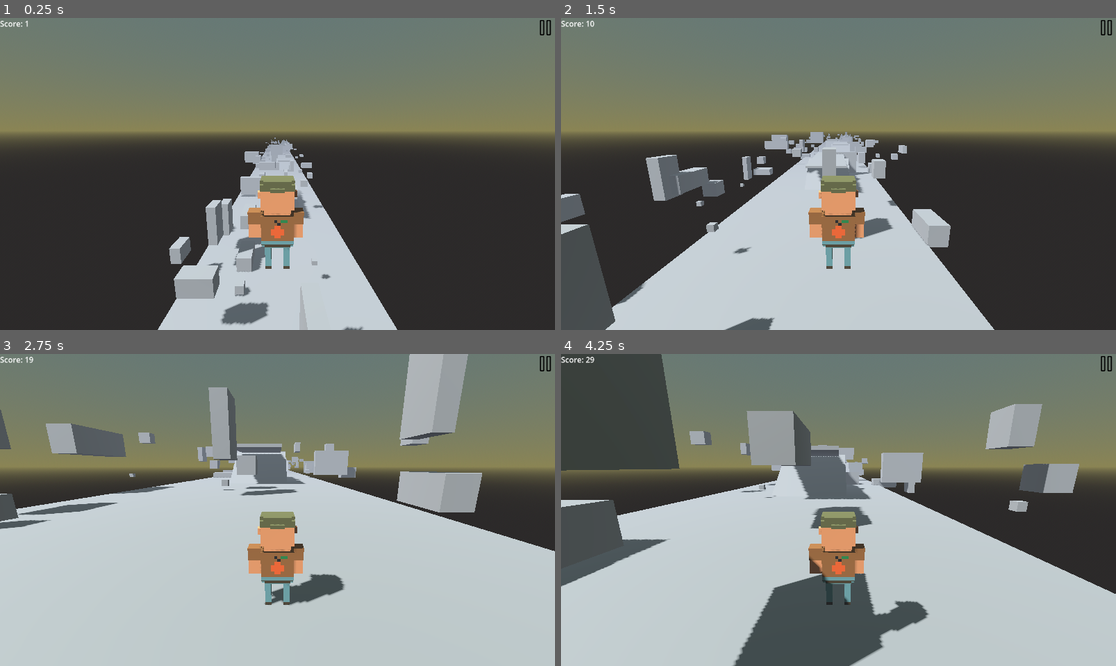
Above: before the commit, frames 1-4 (two rows, left to right).
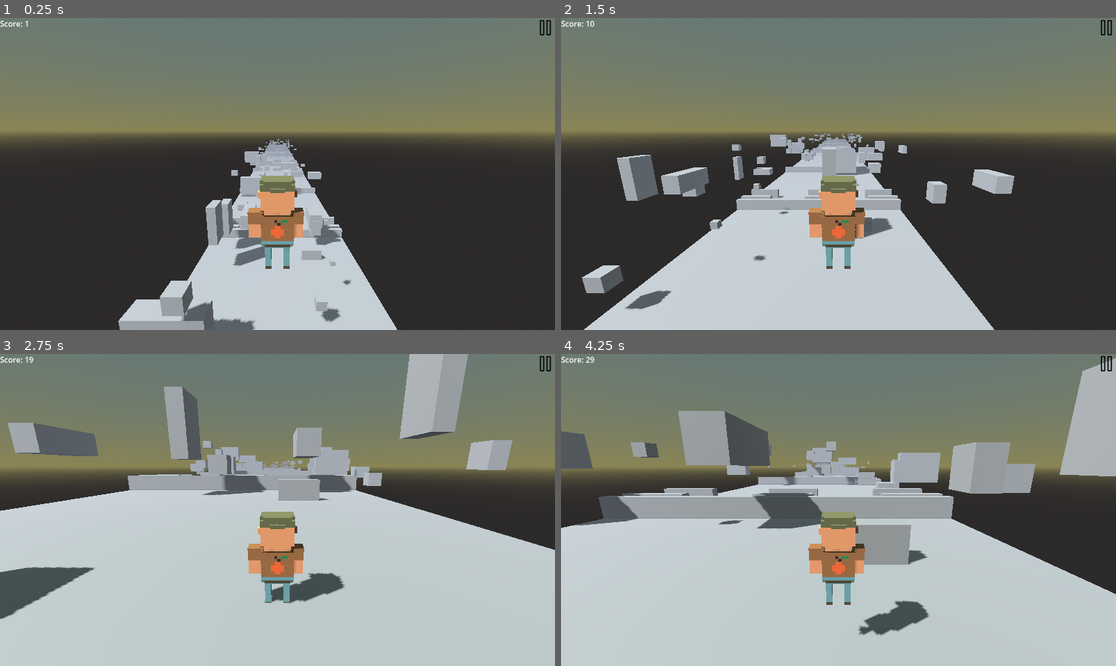
Above: after the commit, the same moments.

Repository: g-h-o-s-t-studio/across-the-roads
Game: Godot game, scene res://scenes/main.tscn
Same seed, same stepped clock (60 frames per second), same inputs: the game is played once before the commit and once after it.
Inputs:
- Up to frame 1 (0.25 s): no input
- Up to frame 2 (1.5 s): tap Enter (ui_accept) at 0.5, 0.77 s; hold Right (ui_right) 0.53-1.28 s; hold Left (ui_left) from 1.28 s (still down)
- Up to frame 3 (2.75 s): tap Enter (ui_accept) at 1.52 s; release Left (ui_left) at 2.03 s; hold Right (ui_right) from 2.03 s (still down)
- Up to frame 4 (4.25 s): tap Enter (ui_accept) at 3.02, 3.77 s; release Right (ui_right) at 3.53 s; hold Left (ui_left) from 3.53 s (still down)

The runs differ from the first frame. In frame 1, 5.0% of the frame differs, in the area x 21-66%, y 38-100%; in frame 2, 9.4%; in frame 3, 13%; in frame 4, 35%, in the area x 0-100%, y 0-100%.

Commit message:
add full static spawn

Diff:
--- a/scenes/obstacles/base.tscn
+++ /dev/null
@@ -1,3 +0,0 @@
-[gd_scene format=3 uid="uid://c4xar1alojkta"]
-
-[node name="Base" type="StaticBody3D"]
--- a/scenes/obstacles/wall.tscn
+++ b/scenes/obstacles/wall.tscn
@@ -3,18 +3,18 @@
 [ext_resource type="Script" path="res://scripts/obstacles/wall.gd" id="1_qud6e"]
 
 [sub_resource type="BoxMesh" id="BoxMesh_d3kts"]
-size = Vector3(6, 1, 1)
+size = Vector3(4, 2, 1)
 
 [sub_resource type="BoxShape3D" id="BoxShape3D_2ufvr"]
-size = Vector3(6, 1, 1)
+size = Vector3(4, 2, 1)
 
 [node name="Wall" type="StaticBody3D"]
 script = ExtResource("1_qud6e")
 
 [node name="MeshInstance3D" type="MeshInstance3D" parent="."]
-transform = Transform3D(1, 0, 0, 0, 1, 0, 0, 0, 1, 0, 0.5, 0)
+transform = Transform3D(1, 0, 0, 0, 1, 0, 0, 0, 1, 0, 1, 0)
 mesh = SubResource("BoxMesh_d3kts")
 
 [node name="CollisionShape3D" type="CollisionShape3D" parent="."]
-transform = Transform3D(1, 0, 0, 0, 1, 0, 0, 0, 1, 0, 0.5, 0)
+transform = Transform3D(1, 0, 0, 0, 1, 0, 0, 0, 1, 0, 1, 0)
 shape = SubResource("BoxShape3D_2ufvr")
--- a/scripts/obstacles/base.gd
+++ b/scripts/obstacles/base.gd
@@ -1,3 +1,3 @@
 class_name BaseObstacle extends StaticBody3D
 
-const MAX_X = 30.0
+const MAX_X = 32.0
--- a/scripts/obstacles/wall.gd
+++ b/scripts/obstacles/wall.gd
@@ -1,5 +1,7 @@
 class_name StaticWall extends BaseObstacle
 
-
-func _ready() -> void:
-	scale.x = randi_range(1, 5)
+	#match randi() % 5:
+		#0:
+			#scale.x = 8
+		#1:
+			#
--- a/scripts/tile.gd
+++ b/scripts/tile.gd
@@ -7,22 +7,59 @@
 const PlatformScene = preload("res://scenes/platforms/horizontal_platform.tscn")
 # WARNING: if mesh size is changed, change this values too
 const MESH_SIZE = Vector3(32.0, 2.0, 64.0)
-const _HALF_X := MESH_SIZE.x / 2
-const _HALF_Z := MESH_SIZE.z / 2
+const _HALF_X = MESH_SIZE.x / 2
+const _HALF_Z = MESH_SIZE.z / 2
 
 @onready var rc := $RayCast as RayCast3D
 
 
 func _ready() -> void:
-	spawn_triangles_and_platform()
+#	spawn_triangles_and_platform()
 	spawn_staic_obstacles()
 	spawn_moving_obstacles()
 	spawn_coins()
 	rc.free()
 
+# TODO: сделать некоторые высокими?
+func spawn_staic_obstacles() -> void:
+	for i: int in randi_range(0, 5):
+		var z := randi_range(0, 64)
+		while _is_colliding(Vector3(0, 0, z)):
+			z = randi_range(0, 64)
+		var wall := WallScene.instantiate() as StaticWall
 
-func spawn_staic_obstacles() -> void:
-	pass
+		match randi() % 4:
+			0:
+				wall.scale.x = 8
+				wall.position.z = z
+				add_child(wall)
+			1:
+				wall.scale.x = 1.5
+				wall.position = Vector3(13, 0, z)
+				add_child(wall)
+
+				wall = WallScene.instantiate() as StaticWall
+				wall.scale.x = 1.5
+				wall.position = Vector3(-13, 0, z)
+				add_child(wall)
+
+				wall = WallScene.instantiate() as StaticWall
+				wall.scale.x = 1.5
+				wall.position = Vector3(0, 0, z)
+				add_child(wall)
+			2:
+				wall.scale.x = 3
+				wall.position = Vector3(10, 0, z)
+				add_child(wall)
+
+				wall = WallScene.instantiate() as StaticWall
+				wall.scale.x = 3
+				wall.position = Vector3(-10, 0, z)
+				add_child(wall)
+			_:
+				wall.position = Vector3(randi_range(-14, 14), 0, z)
+				add_child(wall)
+
 
 # TODO: реализовать полноценный спавн монеток
 func spawn_coins() -> void:
@@ -71,10 +108,8 @@
 		for j: int in range(10):
 			var y := randf_range(0, 10)
 			var z := randf_range(-_HALF_Z, _HALF_Z)
-			rc.position = Vector3(MESH_SIZE.x, y, z)
 
-			rc.force_raycast_update()
-			if rc.is_colliding():
+			if _is_colliding(Vector3(MESH_SIZE.x, y, z)):
 				continue
 
 			obs.position = Vector3(randf_range(-_HALF_X, _HALF_X), y, z)
@@ -84,3 +119,9 @@
 
 		if not is_added:
 			obs.free()
+
+
+func _is_colliding(positon: Vector3) -> bool:
+	rc.position = position
+	rc.force_raycast_update()
+	return rc.is_colliding()
Not shown, changed: todo.txt
